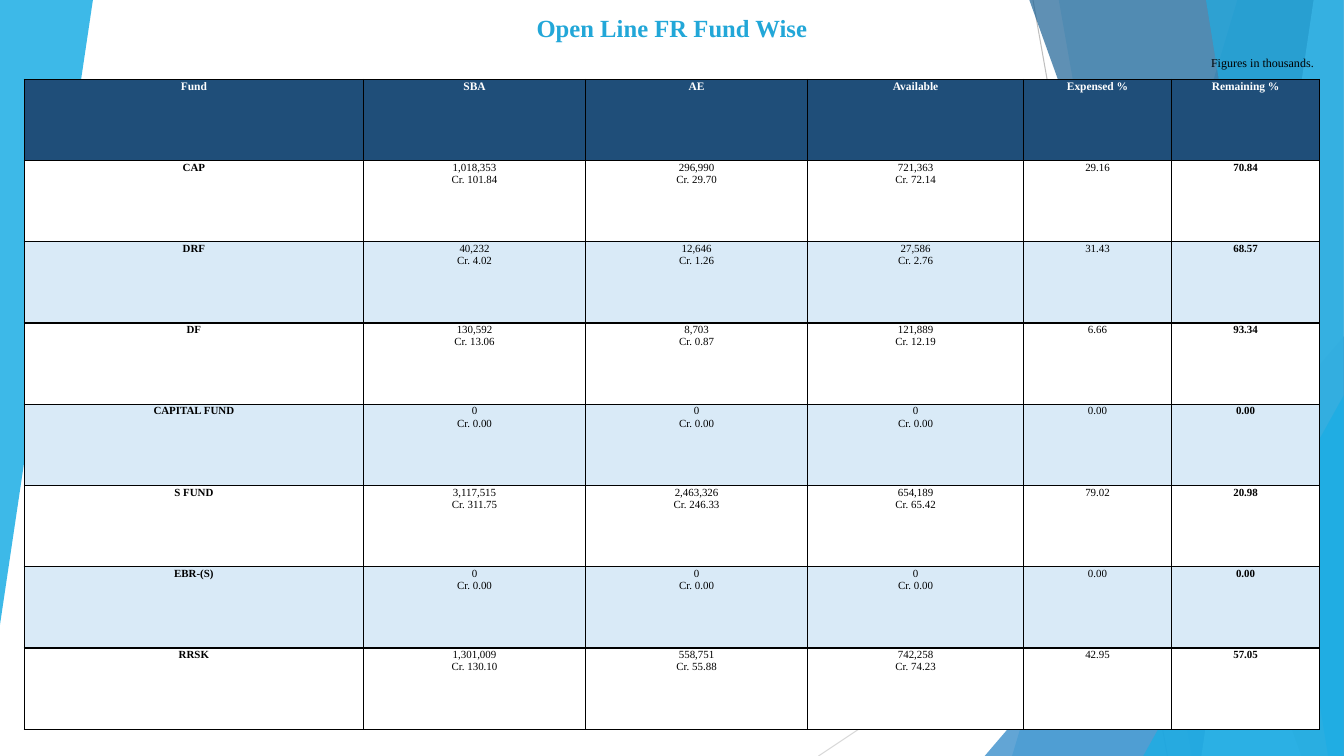
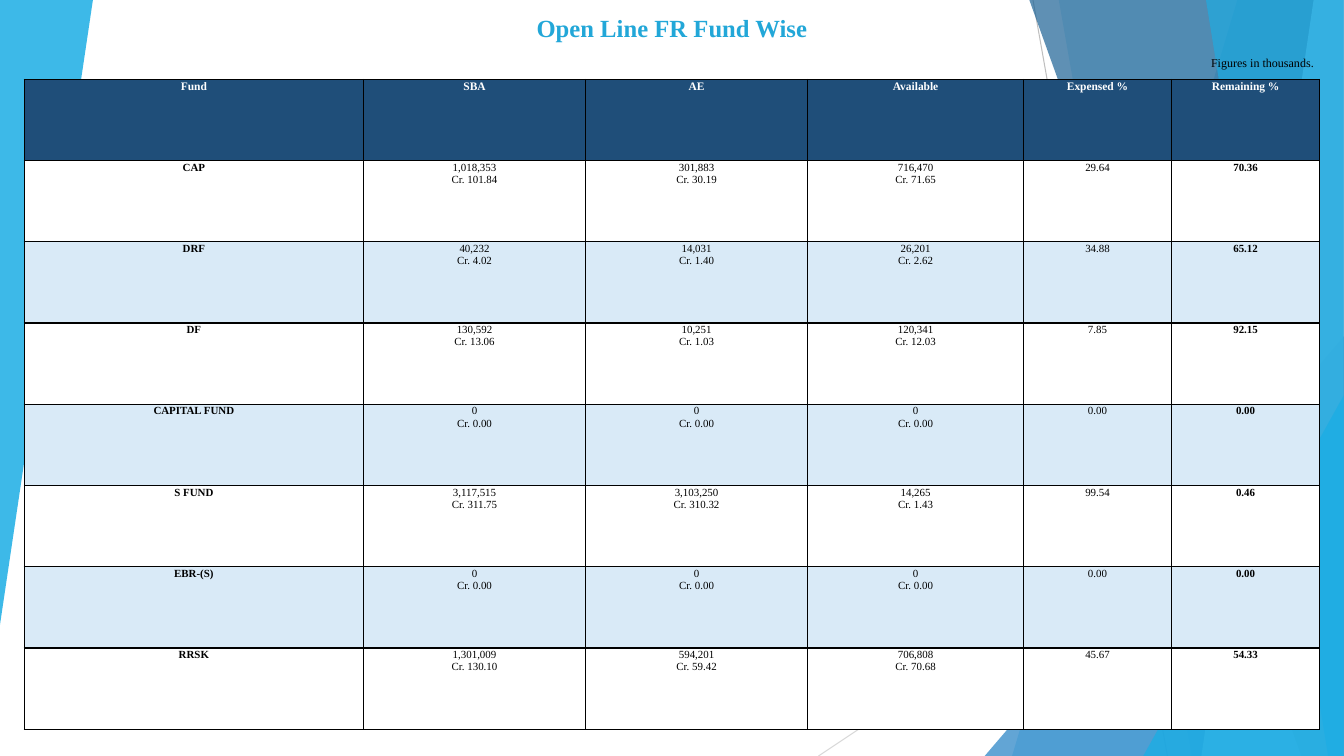
Before and after one commit to girishtiwari007/MB-BUDGET, a slide deck: slide 7 of exports/Moradabad_Division_DRM_Budget_FR_Analysis.pptx. Drawn at 1344x756 pixels with LibreOffice and Linux fonts; fonts in the diff are those of the drawing. Boxes give left, top, right and bottom in pixels: in the first picture for what was removed or moved away, otherwise in the second. Text is boxed around its words. In the diff, an @@ line names an element or a change of style, - is before the commit and + after.

```diff
--- a/exports/Moradabad_Division_DRM_Budget_FR_Analysis.pptx
+++ b/exports/Moradabad_Division_DRM_Budget_FR_Analysis.pptx
@@ table at <box>24,80,1320,730</box> @@
-row 2: CAP | 1,018,353 Cr. 101.84 | 296,990 Cr. 29.70 | 721,363 Cr. 72.14 | 29.16 | 70.84
+row 2: CAP | 1,018,353 Cr. 101.84 | 301,883 Cr. 30.19 | 716,470 Cr. 71.65 | 29.64 | 70.36
-row 3: DRF | 40,232 Cr. 4.02 | 12,646 Cr. 1.26 | 27,586 Cr. 2.76 | 31.43 | 68.57
+row 3: DRF | 40,232 Cr. 4.02 | 14,031 Cr. 1.40 | 26,201 Cr. 2.62 | 34.88 | 65.12
-row 4: DF | 130,592 Cr. 13.06 | 8,703 Cr. 0.87 | 121,889 Cr. 12.19 | 6.66 | 93.34
+row 4: DF | 130,592 Cr. 13.06 | 10,251 Cr. 1.03 | 120,341 Cr. 12.03 | 7.85 | 92.15
-row 6: S FUND | 3,117,515 Cr. 311.75 | 2,463,326 Cr. 246.33 | 654,189 Cr. 65.42 | 79.02 | 20.98
+row 6: S FUND | 3,117,515 Cr. 311.75 | 3,103,250 Cr. 310.32 | 14,265 Cr. 1.43 | 99.54 | 0.46
-row 8: RRSK | 1,301,009 Cr. 130.10 | 558,751 Cr. 55.88 | 742,258 Cr. 74.23 | 42.95 | 57.05
+row 8: RRSK | 1,301,009 Cr. 130.10 | 594,201 Cr. 59.42 | 706,808 Cr. 70.68 | 45.67 | 54.33
```
Also in this commit, not shown: 2 other slides changed, 6 other files.
